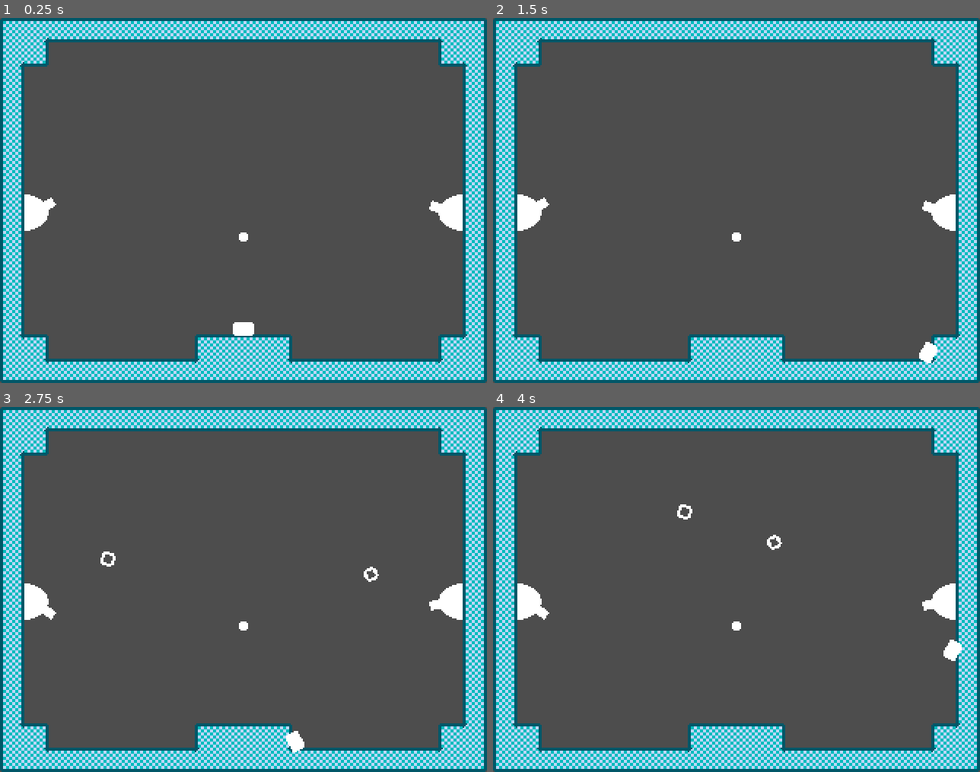
Above: before the commit, frames 1-4 (two rows, left to right).
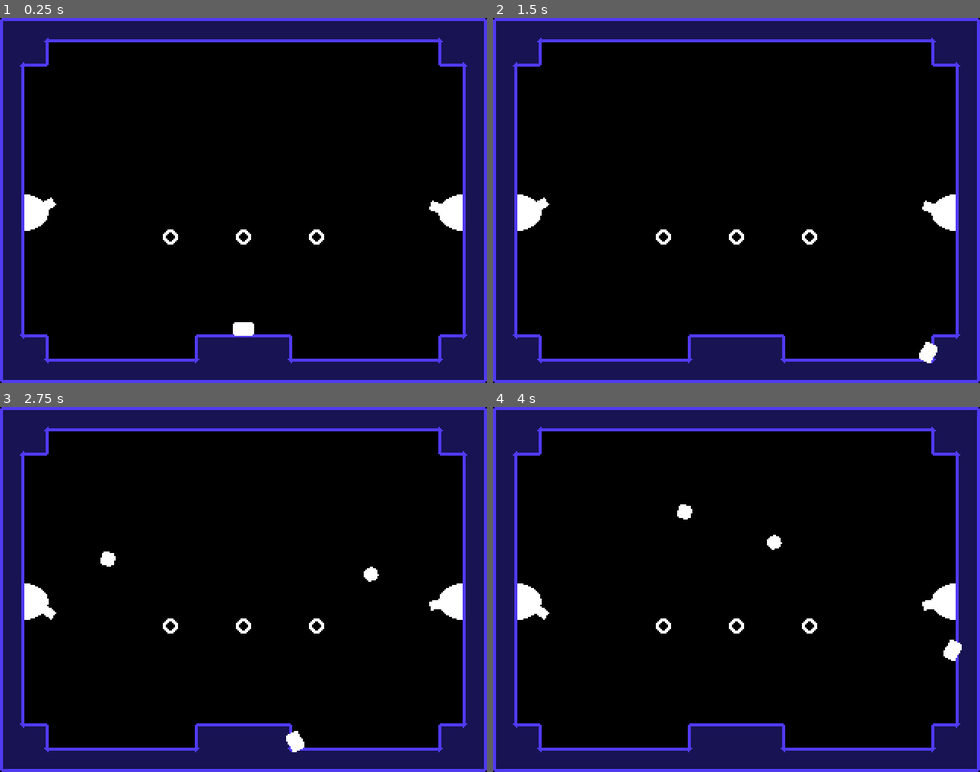
Above: after the commit, the same moments.

Repository: thcheetah777/parry-prototype
Game: Godot game, scene res://main.tscn
Two runs of this game, one before a commit and one after it. Both use one fixed random seed, a clock stepped at 60 frames per second and the inputs below.
Inputs:
- Up to frame 1 (0.25 s): no input
- Up to frame 2 (1.5 s): hold Right (right) from 0.53 s (still down); tap X (parry) at 0.6, 1.35 s; tap Z (jump) at 0.77 s
- Up to frame 3 (2.75 s): tap Z (jump) at 1.52 s; release Right (right) at 2.03 s; hold Left (left) from 2.03 s (still down); tap X (parry) at 2.1 s
- Up to frame 4 (4 s): release Left (left) at 2.78 s; hold Right (right) from 2.78 s (still down); tap X (parry) at 2.85, 3.6 s; tap Z (jump) at 3.02, 3.77 s

The runs differ from the first frame. In frame 1, 99% of the frame differs, in the area x 0-100%, y 0-100%; in frame 2, 99%; in frame 3, 99%; in frame 4, 99%.

Commit message:
✏️ outline

Diff:
--- a/bullet.tscn
+++ b/bullet.tscn
@@ -1,7 +1,9 @@
-[gd_scene load_steps=4 format=3 uid="uid://cthwjnlqt5hoi"]
+[gd_scene load_steps=6 format=3 uid="uid://cthwjnlqt5hoi"]
 
 [ext_resource type="Script" path="res://bullet.gd" id="1_sb40q"]
 [ext_resource type="Texture2D" uid="uid://3bsar2op3po4" path="res://assets/bullet.png" id="2_w8qym"]
+[ext_resource type="Script" path="res://outline_sprite.gd" id="3_qqpwe"]
+[ext_resource type="Texture2D" uid="uid://dpig0ekb07ry" path="res://assets/bullet-outline.png" id="4_h7n2y"]
 
 [sub_resource type="CircleShape2D" id="CircleShape2D_vx57q"]
 radius = 5.0
@@ -13,6 +15,8 @@
 
 [node name="Sprite" type="Sprite2D" parent="."]
 texture = ExtResource("2_w8qym")
+script = ExtResource("3_qqpwe")
+outlined_texture = ExtResource("4_h7n2y")
 
 [node name="CollisionShape" type="CollisionShape2D" parent="."]
 shape = SubResource("CircleShape2D_vx57q")
--- a/main.tscn
+++ b/main.tscn
@@ -503,10 +503,16 @@
 [node name="ParryPoint" parent="World" instance=ExtResource("3_m862k")]
 position = Vector2(160, 144)
 
-[node name="Turret" parent="." instance=ExtResource("4_2us64")]
+[node name="ParryPoint2" parent="World" instance=ExtResource("3_m862k")]
+position = Vector2(112, 144)
+
+[node name="ParryPoint3" parent="World" instance=ExtResource("3_m862k")]
+position = Vector2(208, 144)
+
+[node name="Turret" parent="World" instance=ExtResource("5_2w17h")]
 position = Vector2(16, 128)
-rotation = -4.71238
-
-[node name="Turret2" parent="." instance=ExtResource("4_2us64")]
+rotation = 1.57079
+
+[node name="Turret2" parent="World" instance=ExtResource("5_2w17h")]
 position = Vector2(304, 128)
-rotation = -7.85397
+rotation = 4.71238
--- /dev/null
+++ b/outline_sprite.gd
@@ -0,0 +1,15 @@
+extends Sprite2D
+class_name OutlineSprite2D
+
+@export var outlined_texture: Texture2D
+
+var original_texture = texture
+var outline = false :
+	set(value):
+		outline = value
+		set_outline()
+	get:
+		return outline
+
+func set_outline():
+	texture = outlined_texture if outline else original_texture
--- a/parry_point.tscn
+++ b/parry_point.tscn
@@ -1,7 +1,9 @@
-[gd_scene load_steps=4 format=3 uid="uid://bs2rcexh4i7r7"]
+[gd_scene load_steps=6 format=3 uid="uid://bs2rcexh4i7r7"]
 
 [ext_resource type="Script" path="res://parry_point.gd" id="1_jqk5x"]
 [ext_resource type="Texture2D" uid="uid://kukb1p76wnjf" path="res://assets/parry-point.png" id="2_myqyv"]
+[ext_resource type="Script" path="res://outline_sprite.gd" id="3_lu75k"]
+[ext_resource type="Texture2D" uid="uid://8s25eywux6af" path="res://assets/parry-point-outline.png" id="4_dqgmp"]
 
 [sub_resource type="CircleShape2D" id="CircleShape2D_b6gj5"]
 radius = 8.0
@@ -12,6 +14,8 @@
 
 [node name="Sprite" type="Sprite2D" parent="."]
 texture = ExtResource("2_myqyv")
+script = ExtResource("3_lu75k")
+outlined_texture = ExtResource("4_dqgmp")
 
 [node name="CollisionShape" type="CollisionShape2D" parent="."]
 shape = SubResource("CircleShape2D_b6gj5")
--- a/player.gd
+++ b/player.gd
@@ -7,7 +7,7 @@
 @export var run_speed = 160
 @export var jump_velocity = 300
 @export var gravity = 980
-@export var fall_gravity = 1200
+@export var fall_gravity = 1100
 @export var double_jump = false
 @export var deceleration = 1000
 
@@ -54,6 +54,8 @@
 		PARRY: parry_state(input, delta)
 
 func move_state(input: float, delta: float):
+	set_parryable_outline()
+
 	if not is_on_floor():
 		if velocity.y > 0:
 			velocity.y += fall_gravity * delta
@@ -98,8 +100,8 @@
 		end_parry()
 
 func start_parry():
-	print("start parry")
-	current_parryable = find_closest_parryable()
+	sort_parryables()
+	current_parryable = touching_parryable[0]
 	arrow.visible = true
 	velocity = Vector2.ZERO
 	run_rotation = 0
@@ -116,7 +118,6 @@
 	state = PARRY
 
 func end_parry():
-	print("end parry")
 	arrow.visible = false
 	var direction = (arrow.position - current_parryable.position).normalized()
 	velocity += -direction * parry_knockback
@@ -133,24 +134,35 @@
 	arrow.position = current_parryable.position + -direction * parry_distance
 	arrow.rotation_degrees = parry_angle - 90
 
-func find_closest_parryable():
+func sort_parryables():
 	touching_parryable.sort_custom(distance)
-	return touching_parryable[0]
 
 func distance(a: Parryable, b: Parryable):
 	var a_distance = position.distance_to(a.position)
 	var b_distance = position.distance_to(b.position)
 	return a_distance - b_distance < 0
 
+func set_parryable_outline():
+	sort_parryables()
+	for i in range(len(touching_parryable)):
+		var parryable = touching_parryable[i] as Parryable
+		var parryable_sprite = parryable.get_node_or_null("Sprite") as OutlineSprite2D
+		if parryable_sprite:
+			parryable_sprite.outline = i == 0
+
 func _on_parry_area_area_entered(area: Area2D) -> void:
-	print(area.name)
-	if area is Parryable:
-		print("touched")
-		touching_parryable.append(area)
+	if not area is Parryable or current_parryable: return
+
+	touching_parryable.append(area)
 
 func _on_parry_area_area_exited(area: Area2D) -> void:
 	if not area is Parryable: return
+
 	var parryable_index = touching_parryable.find(area)
 	if parryable_index != -1:
-		print("exited")
+		var parryable = touching_parryable[parryable_index] as Parryable
+		var parryable_sprite = parryable.get_node_or_null("Sprite") as OutlineSprite2D
+		if parryable_sprite:
+			parryable_sprite.outline = false
+
 		touching_parryable.remove_at(parryable_index)
--- a/project.godot
+++ b/project.godot
@@ -61,5 +61,6 @@
 textures/canvas_textures/default_texture_filter=0
 renderer/rendering_method="gl_compatibility"
 renderer/rendering_method.mobile="gl_compatibility"
+environment/defaults/default_clear_color=Color(0, 0, 0, 1)
 2d/snap/snap_2d_transforms_to_pixel=true
 2d/snap/snap_2d_vertices_to_pixel=true
Binary file added: assets/bullet-outline.png
Not shown, added: assets/bullet-outline.png.import
Binary file changed: assets/bullet.png
Binary file added: assets/parry-point-outline.png
Not shown, added: assets/parry-point-outline.png.import
Binary file changed: assets/parry-point.png
Binary file changed: assets/tileset.png
Not shown: 1 places in main.tscn that only renumber resources
